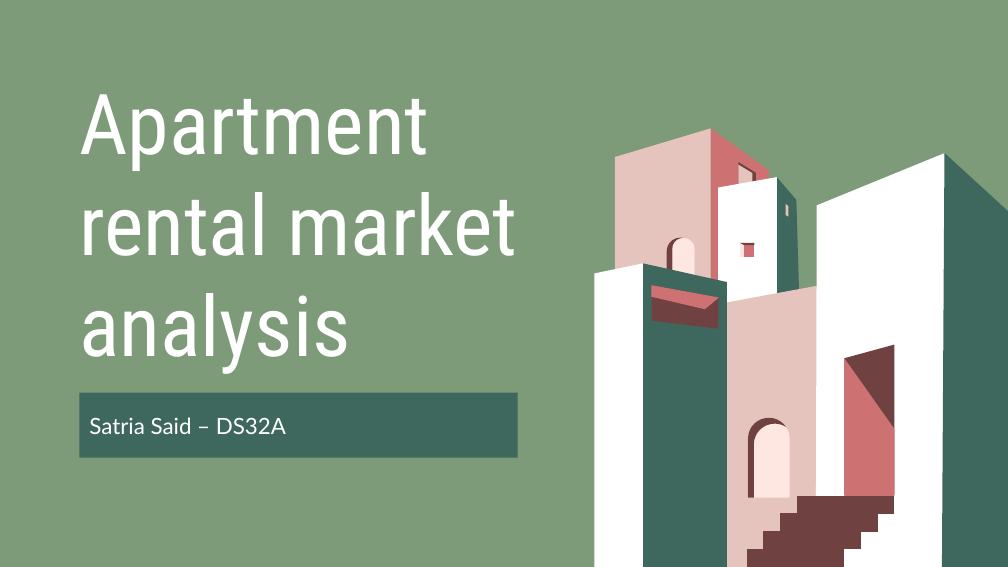
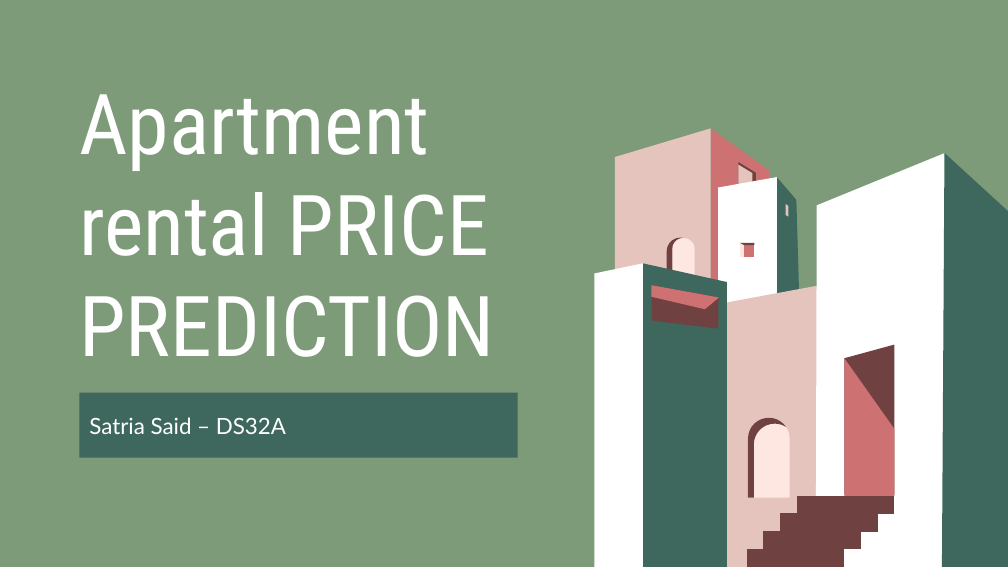
Before and after one commit to satriasaid/studentperfpy, a slide deck: slide 1 of [apt_rent] FinPro_DS32_FinPro_Satria Herlambang Pamungkas Said.pptx. Drawn at 1008x567 pixels with LibreOffice and Linux fonts; fonts in the diff are those of the drawing. Boxes give left, top, right and bottom in pixels: in the first picture for what was removed or moved away, otherwise in the second. Text is boxed around its words. In the diff, an @@ line names an element or a change of style, - is before the commit and + after.

```diff
--- a/[apt_rent] FinPro_DS32_FinPro_Satria Herlambang Pamungkas Said.pptx
+++ b/[apt_rent] FinPro_DS32_FinPro_Satria Herlambang Pamungkas Said.pptx
@@ title at [79,94,494,357]: text changed @@
-Apartment rental market analysis
+Apartment rental PRICE PREDICTION
```
Also in this commit, not shown: 1 other slide changed, 1 other file.
